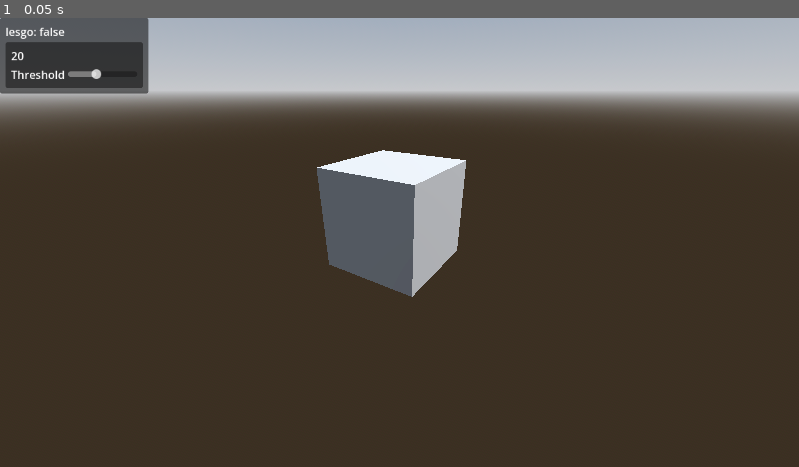
Above: before the commit, frame 1.
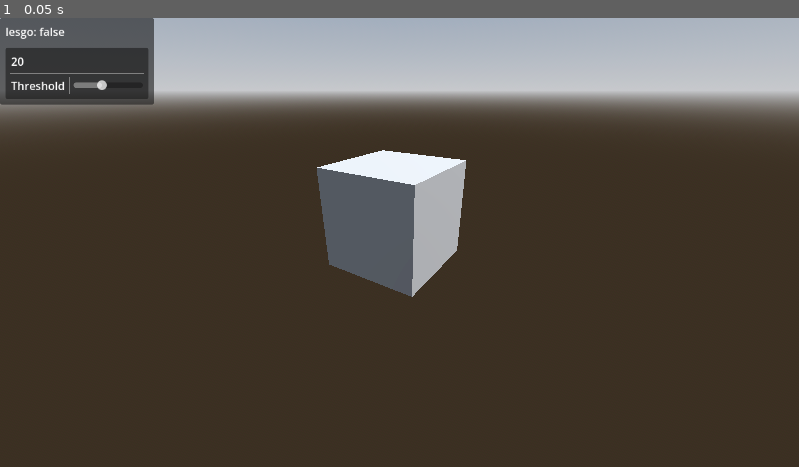
Above: after the commit, the same moment.

Repository: VojtaStruhar/godot-gdgui
Game: Godot game, scene res://test_world.tscn
Two runs of this game, one before a commit and one after it. Both use one fixed random seed, a clock stepped at 60 frames per second and the inputs below. The project has no main scene, so this scene is started directly.
Inputs:
- Up to frame 1 (0.05 s): no input

The runs differ from the first frame. In frame 1, 1.4% of the frame differs, in the area x 0-20%, y 0-20%.

Commit message:
Added separators

Diff:
--- a/GDGui/gdgui.gd
+++ b/GDGui/gdgui.gd
@@ -114,6 +114,26 @@
 	_increase_call_count()
 
 
+## Places a separator automatically according to the current parent container node.
+## VSeparator for HBox and HSeparator for VBox.
+func separator() -> void:
+	var layout = _get_parent_layout()
+	var current = _get_current_element()
+
+	if layout is HBoxContainer:
+		if not current is VSeparator:
+			if current != null:
+				_remove_current_element()
+			_add_element(VSeparator.new())
+	else: # layout is vbox
+		if not current is HSeparator:
+			if current != null:
+				_remove_current_element()
+			_add_element(HSeparator.new())
+
+	_increase_call_count()
+
+
 func begin_horizontal() -> void:
 	_begin_layout("HBoxContainer")
 
@@ -130,7 +150,7 @@
 	_end_layout("VBoxContainer")
 
 
-## Panel contains vertical layout by default
+## Panel contains margin and vertical containers by default
 func begin_panel() -> void:
 	_begin_layout("PanelContainer")
 	_begin_layout("MarginContainer")
--- a/test_world.gd
+++ b/test_world.gd
@@ -8,12 +8,18 @@
 func gui():
 	gdgui.label("lesgo: " + str(lesgo))
 
+	gdgui.separator()
 
 	gdgui.begin_panel()
 	gdgui.label(str(numeric))
 
+	gdgui.separator()
+
 	gdgui.begin_horizontal()
 	gdgui.label("Threshold")
+
+	gdgui.separator()
+
 	numeric = gdgui.slider(numeric, 50, 0)
 	gdgui.end_horizontal()
 
